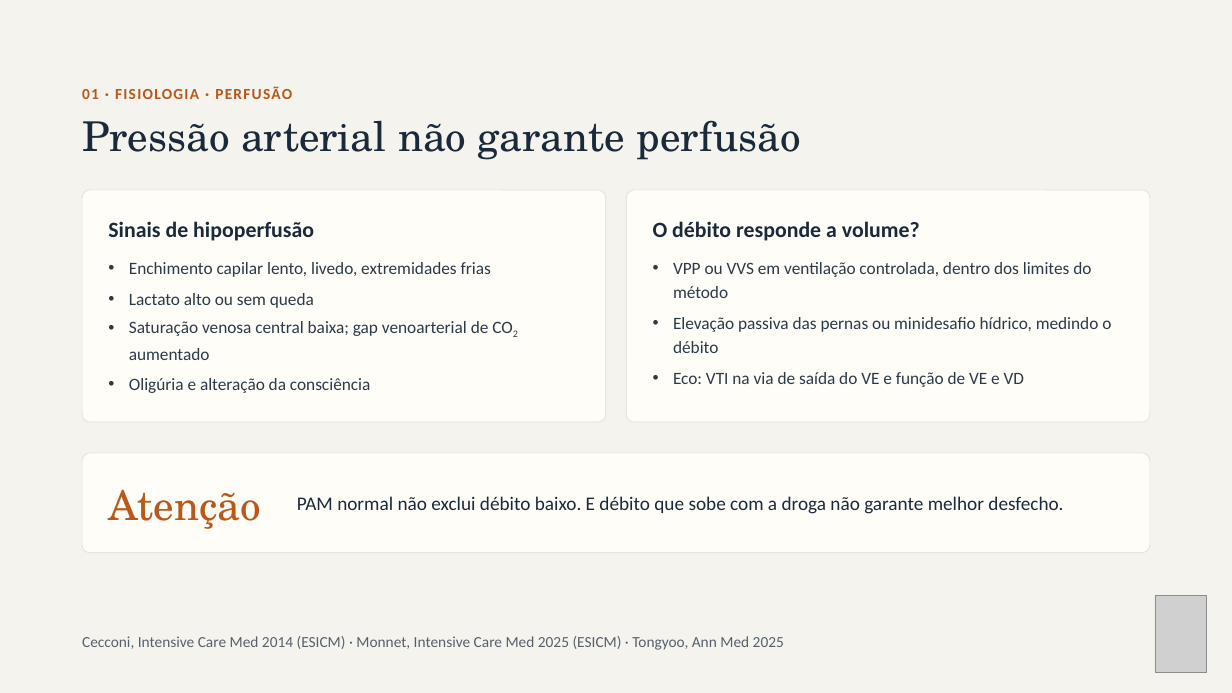
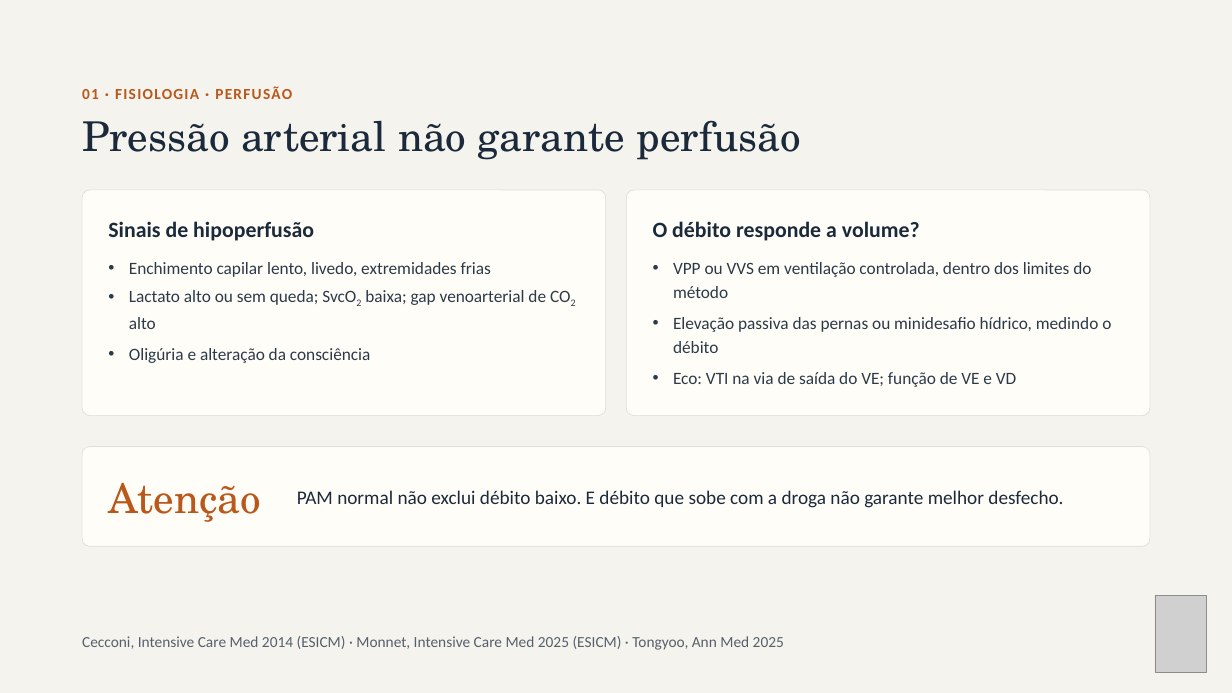
Before and after one commit to brunomoraesdubois-bit/Bruno, a slide deck: slide 4 of apresentacao/Aminas_Vasoativas.pptx. Drawn at 1232x693 pixels with LibreOffice and Linux fonts; fonts in the diff are those of the drawing; grey boxes stand for pictures. Boxes give left, top, right and bottom in pixels: in the first picture for what was removed or moved away, otherwise in the second. Text is boxed around its words. In the diff, an @@ line names an element or a change of style, - is before the commit and + after.

```diff
--- a/apresentacao/Aminas_Vasoativas.pptx
+++ b/apresentacao/Aminas_Vasoativas.pptx
@@ rounded rectangle: place and size @@
-rounded rectangle at bbox=[82, 190, 606, 422]
+rounded rectangle at bbox=[82, 190, 606, 416]
@@ rounded rectangle at bbox=[82, 190, 606, 416]: proportions changed @@
@@ rounded rectangle at bbox=[627, 190, 1151, 416]: proportions changed @@
@@ rounded rectangle: place and size @@
-rounded rectangle at bbox=[627, 190, 1151, 422]
+rounded rectangle at bbox=[627, 190, 1151, 416]
@@ text at bbox=[129, 290, 546, 329]: text changed @@
-• Lactato alto ou sem queda
+• Lactato alto ou sem queda; SvcO2 baixa; gap venoarterial de CO2 alto
@@ text removed at bbox=[129, 321, 489, 360] @@
-• Saturação venosa central baixa; gap venoarterial de CO2 aumentado
@@ text "Oligúria e alteração da consciência": place and size @@
-text "Oligúria e alteração da consciência" at bbox=[129, 378, 370, 393]
+text "Oligúria e alteração da consciência" at bbox=[129, 348, 370, 363]
@@ text at bbox=[673, 372, 1016, 387]: text changed @@
-• Eco: VTI na via de saída do VE e função de VE e VD
+• Eco: VTI na via de saída do VE; função de VE e VD
@@ 2 texts, 1 rounded rectangle: place and size @@
-2 texts, 1 rounded rectangle at bbox=[82, 453, 1151, 553]
+2 texts, 1 rounded rectangle at bbox=[82, 446, 1151, 546]
```
Also in this commit, not shown: 16 other slides changed, 26 other files.
